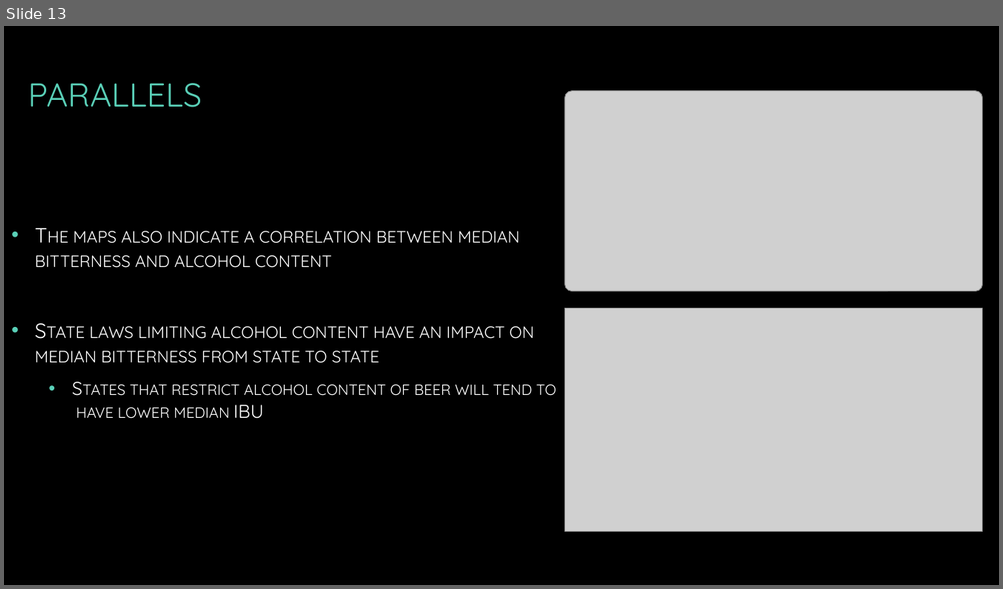
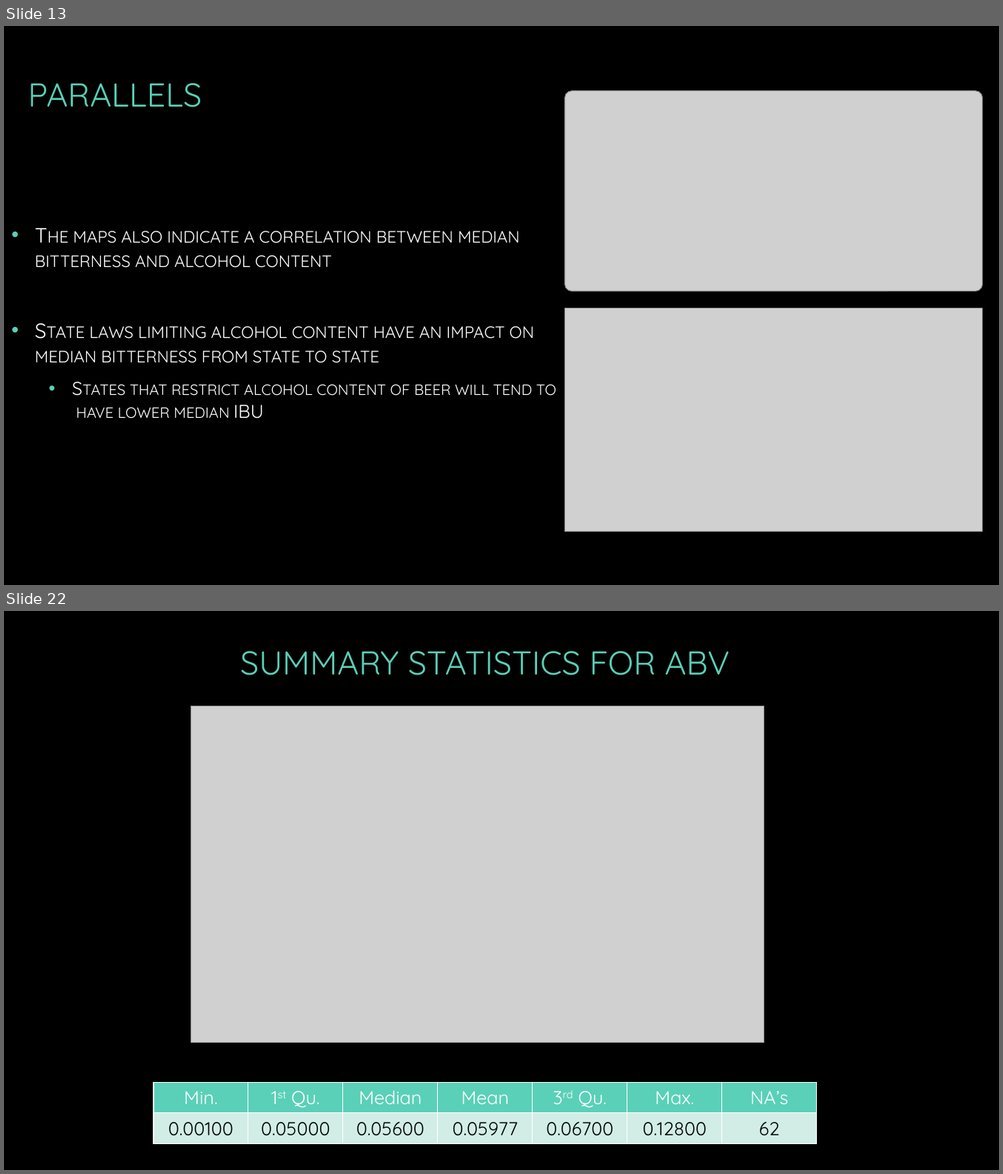
Before and after one commit to amberburnett/BeerSales, a slide deck: EDA – Beer Sales.pptx. Shown one above the other, each under a label of ours: slide 13 before the commit, slides 13 and 22 after it; the slides between them are not shown. The pictures are 1003x589 and 1003x1174 pixels, drawn with LibreOffice and Linux fonts; fonts in the diff are those of the drawing; grey boxes stand for pictures; background and template pictures are left out. Boxes give left, top, right and bottom in pixels: in the first picture for what was removed or moved away, otherwise in the second. Text is boxed around its words. In the diff, an @@ line names an element or a change of style, - is before the commit and + after.

```diff
--- a/EDA – Beer Sales.pptx
+++ b/EDA – Beer Sales.pptx
@@ slide 22 added at [4,611,999,1170], background picture (left out) @@
@@ title added at [240,651,730,675], 32 pt, text #5AD0B8 @@
+SUMMARY STATISTICS FOR ABV
@@ picture added at [191,706,764,1043] @@
@@ table added at [153,1082,817,1143], 2 rows, 7 columns @@
+Min. | 1st Qu. | Median | Mean | 3rd Qu. | Max. | NA’s
+0.00100 | 0.05000 | 0.05600 | 0.05977 | 0.06700 | 0.12800 | 62
```
Also in this commit, not shown: 13 other slides added.
